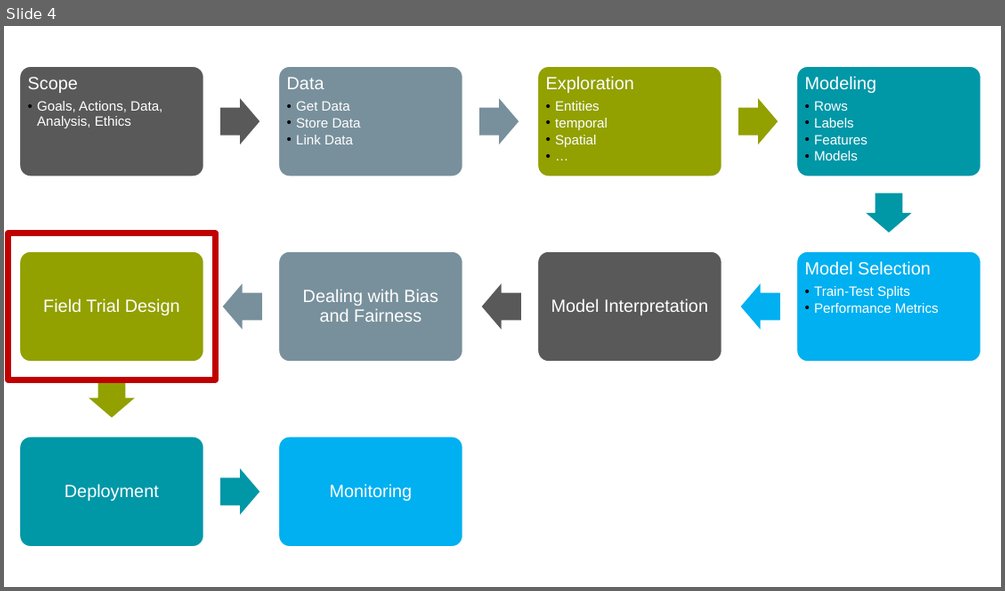
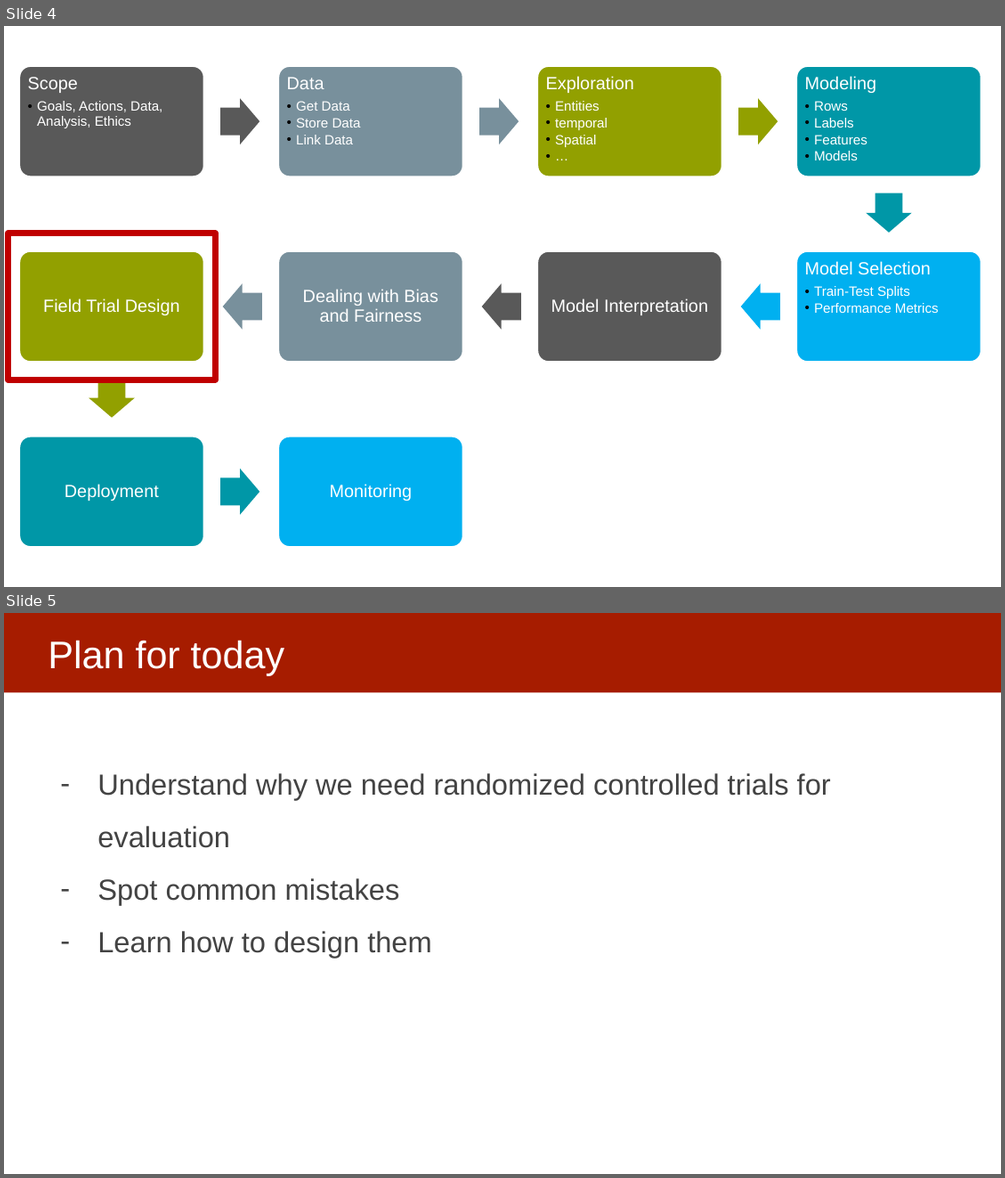
Before and after one commit to dssg/mlforpublicpolicylab, a slide deck: Lectures/FieldValidation.pptx. Shown one above the other, each under a label of ours: slide 4 before the commit, slides 4 and 5 after it. The pictures are 1005x591 and 1005x1178 pixels, drawn with LibreOffice and Linux fonts; fonts in the diff are those of the drawing. Boxes give left, top, right and bottom in pixels: in the first picture for what was removed or moved away, otherwise in the second. Text is boxed around its words. In the diff, an @@ line names an element or a change of style, - is before the commit and + after.

```diff
--- a/Lectures/FieldValidation.pptx
+++ b/Lectures/FieldValidation.pptx
@@ slide 5 added at bbox=[4, 613, 1001, 1174], background #FFFFFF @@
@@ rectangle added at bbox=[4, 613, 1001, 692], fill #A61C00 @@
@@ title added at bbox=[48, 640, 284, 675], 37 pt, text #FFFFFF @@
+Plan for today
@@ text added at bbox=[97, 773, 831, 957], 28 pt, text #434343 @@
+– Understand why we need randomized controlled trials for evaluation
+– Spot common mistakes
+– Learn how to design them
```
Also in this commit, not shown: 16 slides changed, 9 other slides added, 1 slide removed.
